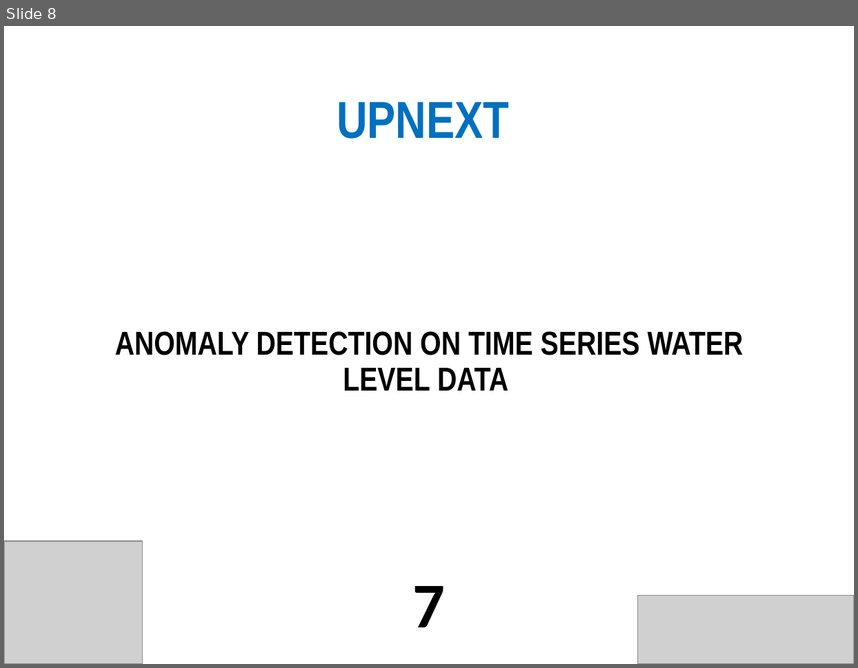
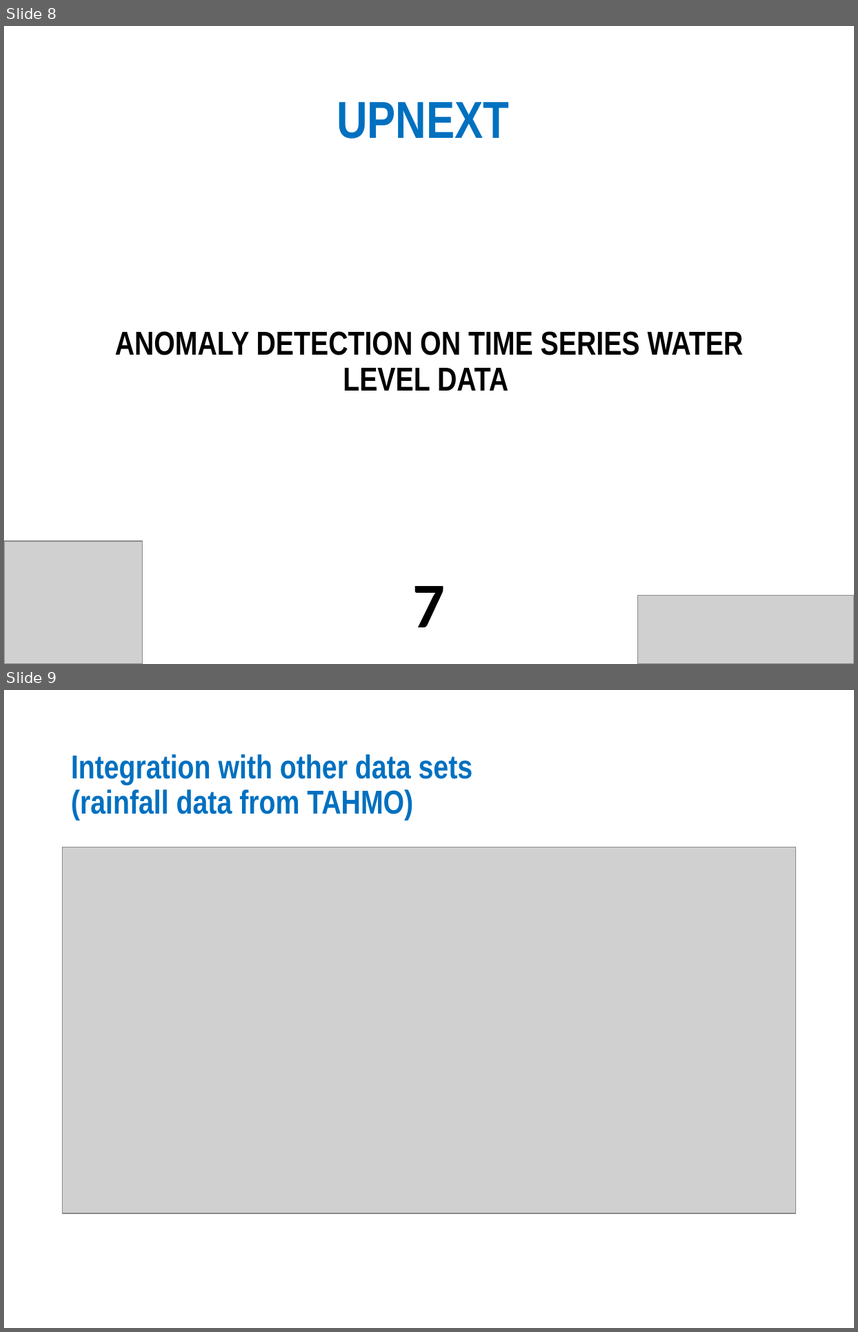
Before and after one commit to DeKUT-DSAIL/dsa2021, a slide deck: anomaly-detection/slides_dsa2021/Environmental Data Acquisition and Processing - DSA2021.pptx. Shown one above the other, each under a label of ours: slide 8 before the commit, slides 8 and 9 after it. The pictures are 858x668 and 858x1332 pixels, drawn with LibreOffice and Linux fonts; fonts in the diff are those of the drawing; grey boxes stand for pictures. Boxes give left, top, right and bottom in pixels: in the first picture for what was removed or moved away, otherwise in the second. Text is boxed around its words. In the diff, an @@ line names an element or a change of style, - is before the commit and + after.

```diff
--- a/anomaly-detection/slides_dsa2021/Environmental Data Acquisition and Processing - DSA2021.pptx
+++ b/anomaly-detection/slides_dsa2021/Environmental Data Acquisition and Processing - DSA2021.pptx
@@ slide 9 added at [4, 690, 854, 1328], background #FFFFFF @@
@@ title added at [71, 754, 473, 820], 28 pt, text #0070C0, bold @@
+Integration with other data sets
+(rainfall data from TAHMO)
@@ picture added at [63, 847, 795, 1214] @@
```
Also in this commit, not shown: 1 slide changed, 1 other slide added, 3 other files.
